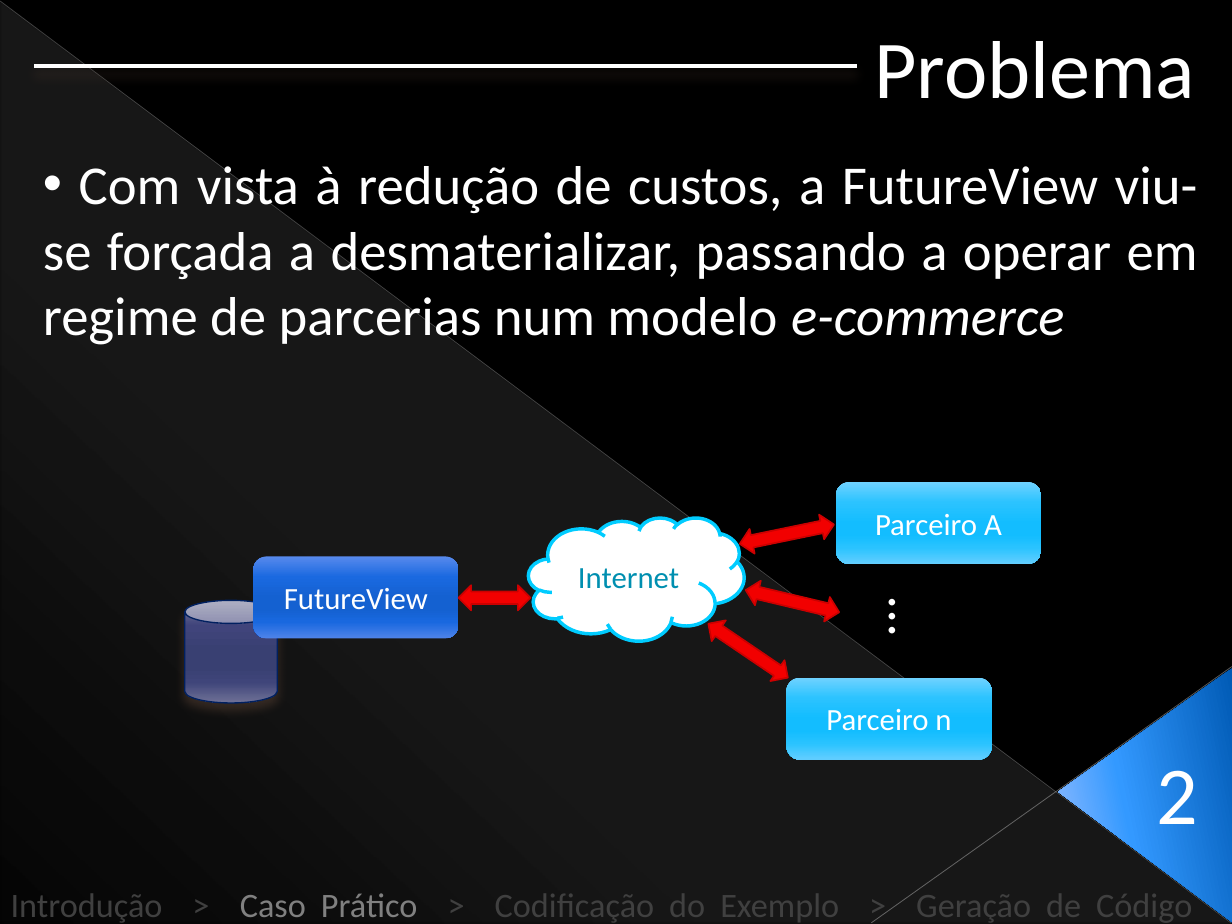
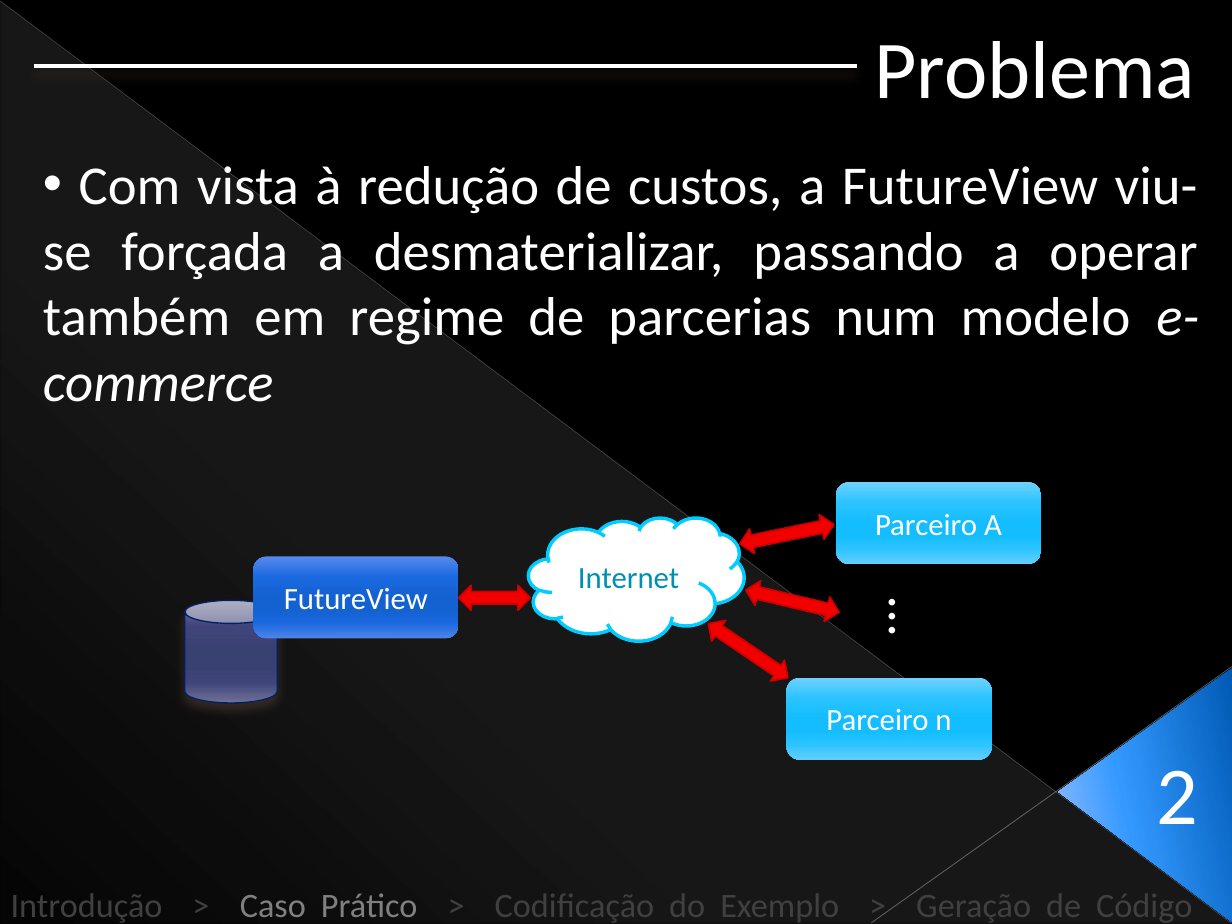
Before and after one commit to Netivski/projectoseminario, a slide deck: slide 13 of Apresentação Final/Presentation Sketch.pptx. Drawn at 1232x924 pixels with LibreOffice and Linux fonts; fonts in the diff are those of the drawing. Boxes give left, top, right and bottom in pixels: in the first picture for what was removed or moved away, otherwise in the second. Text is boxed around its words. In the diff, an @@ line names an element or a change of style, - is before the commit and + after.

```diff
--- a/Apresentação Final/Presentation Sketch.pptx
+++ b/Apresentação Final/Presentation Sketch.pptx
@@ text at <box>43,158,1199,402</box>: text changed @@
-• Com vista à redução de custos, a FutureView viu-se forçada a desmaterializar, passando a operar em regime de parcerias num modelo e-commerce
+• Com vista à redução de custos, a FutureView viu-se forçada a desmaterializar, passando a operar também em regime de parcerias num modelo e-commerce
```
Also in this commit, not shown: 2 other slides changed.
